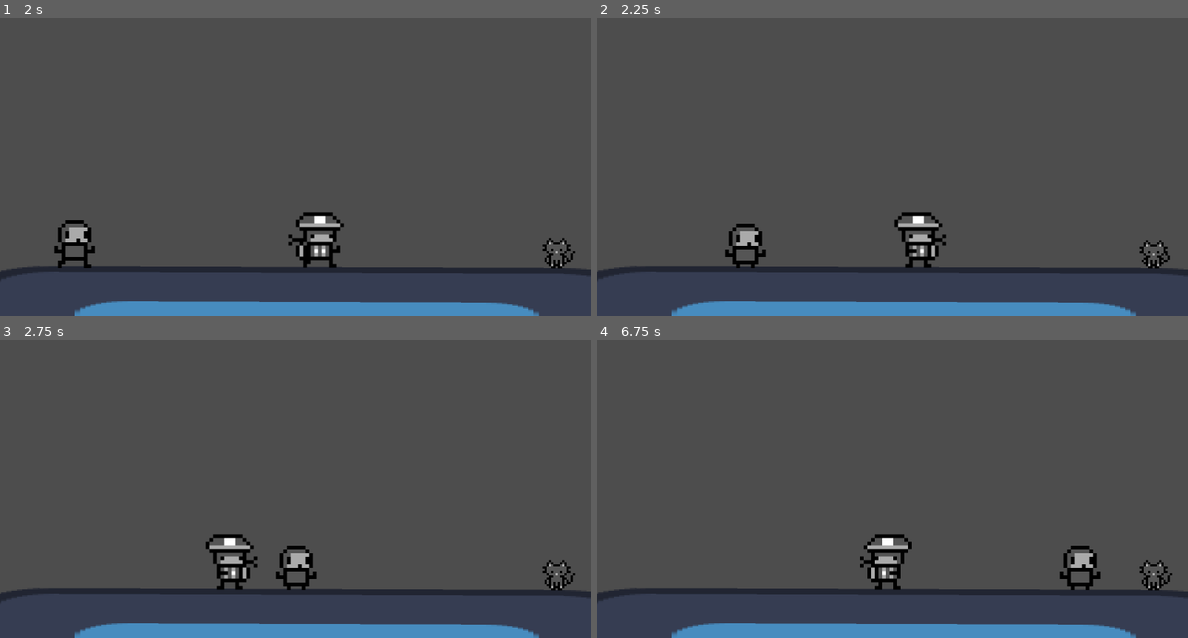
Above: before the commit, frames 1-4 (two rows, left to right).
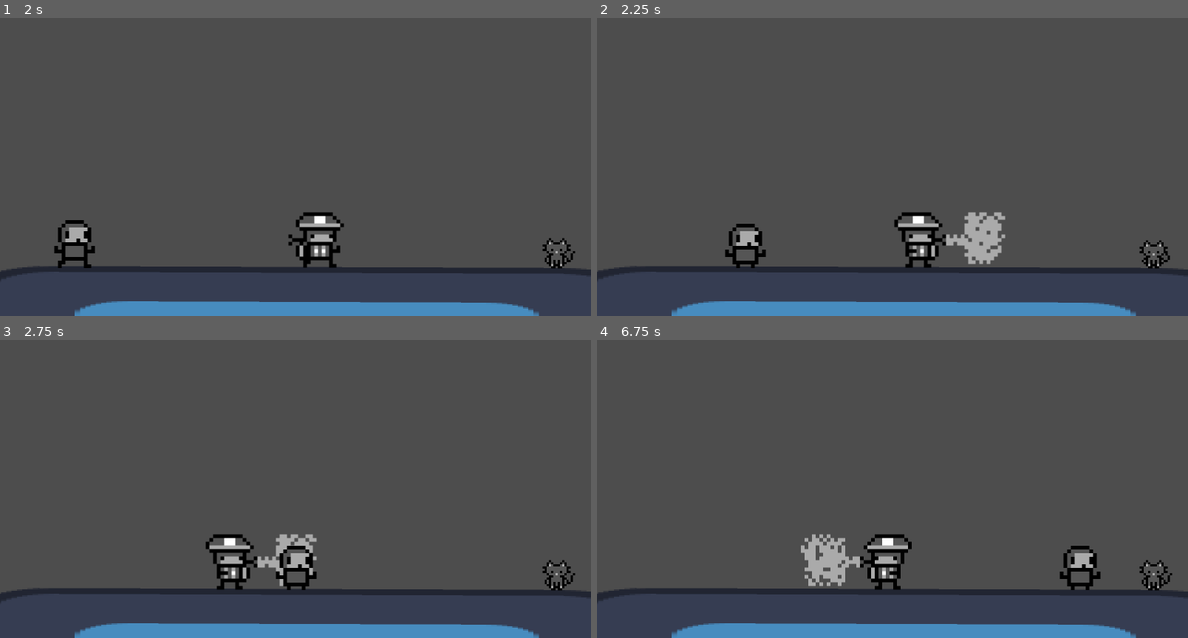
Above: after the commit, the same moments.

Repository: pepeelpollo777/GameBJam
Game: Godot game, scene res://level_test.tscn
The game is run twice, just before and just after one commit, with the same random seed, the same clock (stepped at 60 frames per second) and the same inputs. The engine's default icon, where the game draws it, is replaced by a stand-in: a white triangle on a blue panel in a dark square.
Inputs:
- Up to frame 1 (2 s): hold J (A) 0.53-1.28 s; hold D (right) from 0.53 s (still down); tap J (A) at 1.35 s
- Up to frame 2 (2.25 s): release D (right) at 2.03 s; hold A (left) from 2.03 s (still down); hold K (B) from 2.03 s (still down)
- Up to frame 3 (2.75 s): keep holding A (left); keep holding K (B); tap J (A) at 2.3 s
- Up to frame 4 (6.75 s): release A (left) at 2.78 s; release K (B) at 2.78 s; hold D (right) 2.78-4.28 s; tap J (A) at 2.85, 4.55, 5.85 s; hold J (A) 3.53-4.28 s; hold A (left) 4.28-5.03 s; tap K (B) at 4.35 s; hold D (right) 5.03-5.78 s; hold J (A) 5.03-5.78 s; hold A (left) from 5.78 s (still down); hold K (B) from 6.53 s (still down)

Frame 1 is identical in both runs. In frame 2, 1.0% of the frame differs, in the area x 59-70%, y 65-83%; in frame 3, 0.5%; in frame 4, 1.0%.

Commit message:
add smoke

Diff:
--- a/Characters/Player/gas.tscn
+++ b/Characters/Player/gas.tscn
@@ -1,11 +1,69 @@
-[gd_scene load_steps=3 format=3 uid="uid://jrccfx6d3526"]
+[gd_scene load_steps=11 format=3 uid="uid://jrccfx6d3526"]
 
 [ext_resource type="Script" uid="uid://dnr48j3hv6753" path="res://Characters/Player/gas.gd" id="1_c8tse"]
+[ext_resource type="Texture2D" uid="uid://xhli2fwbuary" path="res://Characters/Player/Smoke.png" id="2_rcv5n"]
 
 [sub_resource type="RectangleShape2D" id="RectangleShape2D_f70ue"]
+size = Vector2(15, 16)
+
+[sub_resource type="AtlasTexture" id="AtlasTexture_7wn17"]
+atlas = ExtResource("2_rcv5n")
+region = Rect2(0, 0, 16, 16)
+
+[sub_resource type="AtlasTexture" id="AtlasTexture_ngqx3"]
+atlas = ExtResource("2_rcv5n")
+region = Rect2(16, 0, 16, 16)
+
+[sub_resource type="AtlasTexture" id="AtlasTexture_dhysn"]
+atlas = ExtResource("2_rcv5n")
+region = Rect2(32, 0, 16, 16)
+
+[sub_resource type="AtlasTexture" id="AtlasTexture_ub3yv"]
+atlas = ExtResource("2_rcv5n")
+region = Rect2(48, 0, 16, 16)
+
+[sub_resource type="AtlasTexture" id="AtlasTexture_dyyr3"]
+atlas = ExtResource("2_rcv5n")
+region = Rect2(64, 0, 16, 16)
+
+[sub_resource type="AtlasTexture" id="AtlasTexture_jo4gi"]
+atlas = ExtResource("2_rcv5n")
+region = Rect2(80, 0, 16, 16)
+
+[sub_resource type="SpriteFrames" id="SpriteFrames_e78ad"]
+animations = [{
+"frames": [{
+"duration": 1.0,
+"texture": SubResource("AtlasTexture_7wn17")
+}, {
+"duration": 1.0,
+"texture": SubResource("AtlasTexture_ngqx3")
+}, {
+"duration": 1.0,
+"texture": SubResource("AtlasTexture_dhysn")
+}, {
+"duration": 1.0,
+"texture": SubResource("AtlasTexture_ub3yv")
+}, {
+"duration": 1.0,
+"texture": SubResource("AtlasTexture_dyyr3")
+}, {
+"duration": 1.0,
+"texture": SubResource("AtlasTexture_jo4gi")
+}],
+"loop": true,
+"name": &"default",
+"speed": 11.0
+}]
 
 [node name="Gas" type="Area2D"]
 script = ExtResource("1_c8tse")
 
 [node name="CollisionShape2D" type="CollisionShape2D" parent="."]
+position = Vector2(-0.5, 0)
 shape = SubResource("RectangleShape2D_f70ue")
+
+[node name="AnimatedSprite2D" type="AnimatedSprite2D" parent="."]
+sprite_frames = SubResource("SpriteFrames_e78ad")
+autoplay = "default"
+frame_progress = 0.999286
Binary file added: Characters/Player/Smoke.png
Not shown, added: Characters/Player/Smoke.png.import
